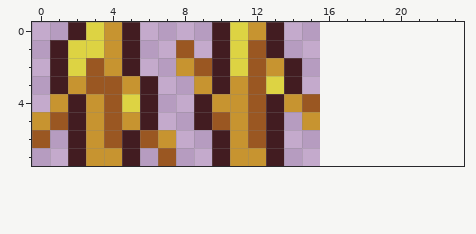
A pixel-art sprite gets an edit: Tiles/Overgrow/VineOvergrowFlow.png. The picture above is the old version.
The file is 32x16 pixels, drawn in blocks of 2x2; one block is one cell here. The old version is drawn lined up with the new one, on the new canvas.
After:
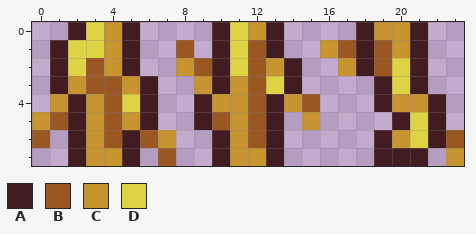
Palette (. is transparent): A #421c21  B #9a5722  C #c79430  D #ddd343
What changed:
canvas 16x8 -> 24x8
@@ x 14..23 @@
-0 ..........
-1 ..........
-2 A.........
-3 A.........
-4 CB........
-5 .C........
-6 ..........
-7 ..........
+0 ....ACCA..
+1 ..CBABCA..
+2 A..CABDA..
+3 A....ADA..
+4 CB...ACCA.
+5 .C....ADA.
+6 .....ACDAB
+7 .....AAA.C
Boxes around the changes in both pictures, in picture pixels (x1, y1, x2, y2):
added: (320, 22, 464, 166)
